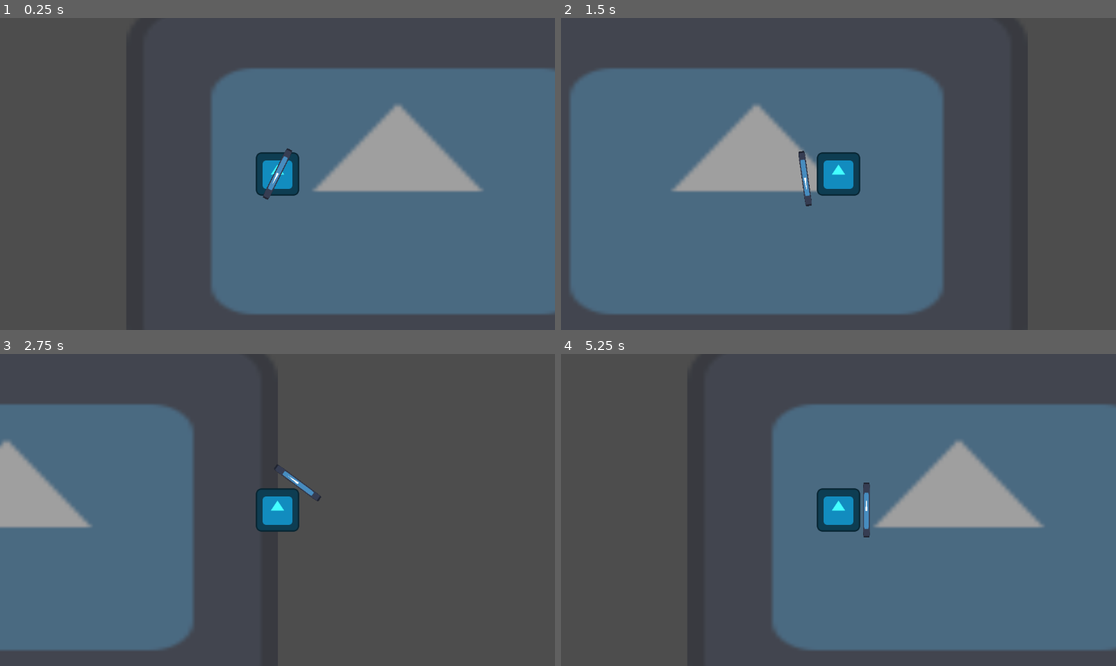
Above: before the commit, frames 1-4 (two rows, left to right).
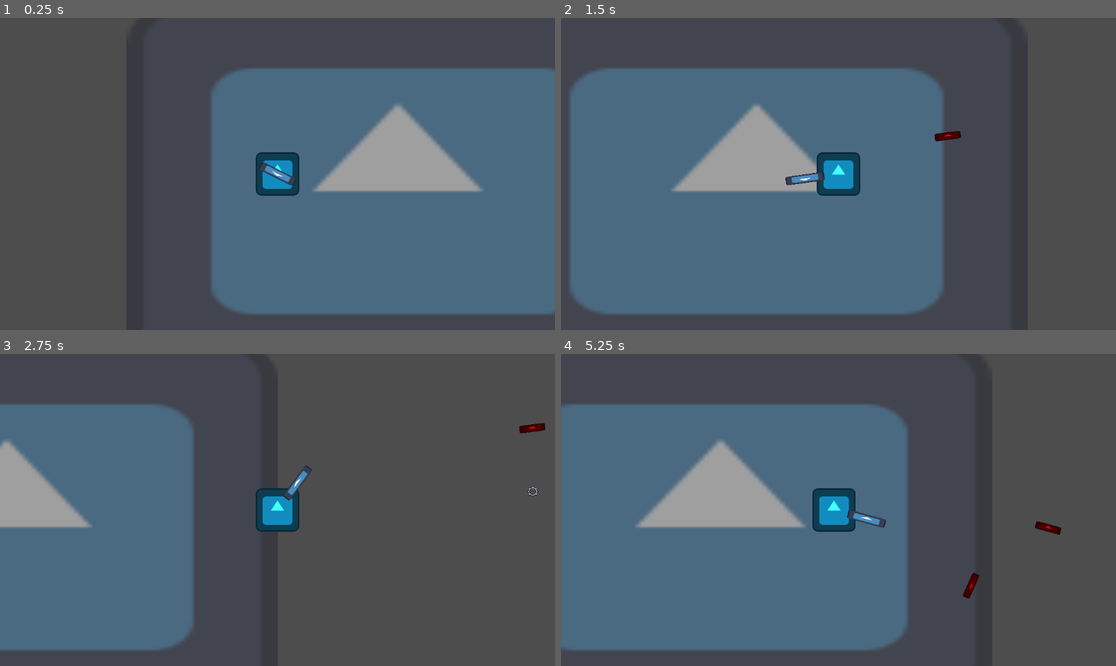
Above: after the commit, the same moments.

Repository: Hollow-Head/Once-Human
Game: Godot game, scene res://scenes/main.tscn
The game is run twice, just before and just after one commit, with the same random seed, the same clock (stepped at 60 frames per second) and the same inputs. The engine's default icon, where the game draws it, is replaced by a stand-in: a white triangle on a blue panel in a dark square.
Inputs (mouse positions are in pixels of both pictures, inside the frame that each line leads up to):
- Up to frame 1 (0.25 s): no input
- Up to frame 2 (1.5 s): tap Enter (ui_accept) at 0.5, 0.77 s; move the mouse to (960, 158) at 0.52 s; hold D (Move Right) 0.53-1.28 s; click (960, 158) at 0.6 s; tap F (Pick Up, bound only after the commit) at 0.8, 1.35 s; move the mouse to (727, 189) at 1.27 s; hold Down (ui_down) from 1.28 s (still down)
- Up to frame 3 (2.75 s): tap Enter (ui_accept) at 1.52 s; click (166, 525) at 1.55 s; move the mouse to (333, 441) at 2.02 s; release Down (ui_down) at 2.03 s; hold D (Move Right) from 2.03 s (still down); click (333, 441) at 2.1 s; tap F (Pick Up, bound only after the commit) at 2.3 s
- Up to frame 4 (5.25 s): move the mouse to (810, 572) at 2.77 s; release D (Move Right) at 2.78 s; hold Up (ui_up) 2.78-3.53 s; tap F (Pick Up, bound only after the commit) at 2.85, 3.8, 4.35 s; tap Enter (ui_accept) at 3.02, 3.77, 4.52 s; click (810, 572) at 3.05 s; move the mouse to (1005, 556) at 3.52 s; hold A (Move Left) 3.53-5.03 s; click (1005, 556) at 3.6 s; tap Escape (Pause, bound only after the commit) at 4.15 s; move the mouse to (672, 463) at 4.27 s; click (672, 463) at 4.55 s; move the mouse to (866, 510) at 5.02 s; hold Down (ui_down) from 5.03 s (still down); click (866, 510) at 5.1 s

The runs differ from the first frame. In frame 1, 0.4% of the frame differs, in the area x 46-54%, y 41-59%; in frame 2, 0.5%; in frame 3, 0.4%; in frame 4, 62%, in the area x 0-100%, y 15-96%.

Commit message:
many many things

Diff:
--- a/Battery/project.godot
+++ b/Battery/project.godot
@@ -18,6 +18,8 @@
 [autoload]
 
 EnemySpawner="*res://scripts/global_scripts/enemy_spawner.gd"
+Global="*res://scripts/global_scripts/global.gd"
+Upgrades="*res://scripts/global_scripts/upgrades.gd"
 
 [input]
 
@@ -46,6 +48,16 @@
 "events": [Object(InputEventMouseButton,"resource_local_to_scene":false,"resource_name":"","device":-1,"window_id":0,"a …(258 unchanged characters)…
 ]
 }
+"Pick Up"={
+"deadzone": 0.5,
+"events": [Object(InputEventKey,"resource_local_to_scene":false,"resource_name":"","device":-1,"window_id":0,"alt_pressed":false,"shift_pressed":false,"ctrl_pressed":false,"meta_pressed":false,"pressed":false,"keycode":0,"physical_keycode":70,"key_label":0,"unicode":102,"echo":false,"script":null)
+]
+}
+Pause={
+"deadzone": 0.5,
+"events": [Object(InputEventKey,"resource_local_to_scene":false,"resource_name":"","device":-1,"window_id":0,"alt_pressed":false,"shift_pressed":false,"ctrl_pressed":false,"meta_pressed":false,"pressed":false,"keycode":0,"physical_keycode":4194305,"key_label":0,"unicode":0,"echo":false,"script":null)
+]
+}
 
 [rendering]
 
--- a/Battery/scenes/enemy.tscn
+++ b/Battery/scenes/Enemies/enemy.tscn
@@ -1,7 +1,8 @@
-[gd_scene load_steps=7 format=3 uid="uid://dpit8yqqppkun"]
+[gd_scene load_steps=8 format=3 uid="uid://dpit8yqqppkun"]
 
 [ext_resource type="Script" path="res://scripts/enemy.gd" id="1_286y2"]
 [ext_resource type="Texture2D" uid="uid://dn8jp3nou4twl" path="res://assets/sprites/icon.svg" id="2_1me4b"]
+[ext_resource type="PackedScene" uid="uid://bqle8c5qyu2nc" path="res://scenes/experience_points.tscn" id="2_vyp04"]
 [ext_resource type="Script" path="res://scripts/weapon_white_gun.gd" id="3_u0jdi"]
 [ext_resource type="Script" path="res://scripts/hitbox.gd" id="4_gbnq4"]
 
@@ -13,7 +14,11 @@
 
 [node name="Enemy" type="CharacterBody2D"]
 script = ExtResource("1_286y2")
+min = 1
+max = 5
+experience_point_scene = ExtResource("2_vyp04")
 life = 10.0
+SPEED = 300.0
 
 [node name="Sprite2D" type="Sprite2D" parent="."]
 modulate = Color(0.866667, 0.298039, 0.329412, 1)
@@ -25,8 +30,6 @@
 [node name="WhiteGun" type="Node2D" parent="." node_paths=PackedStringArray("hitbox")]
 script = ExtResource("3_u0jdi")
 hitbox = NodePath("Hitbox")
-radius = null
-attackDelay = null
 damage = 1.0
 knockbackForce = 1.0
 belongsToEnemy = true
--- /dev/null
+++ b/Battery/scenes/Weapon/Bullet/simple_bullet.tscn
@@ -0,0 +1,25 @@
+[gd_scene load_steps=5 format=3 uid="uid://d4lk855jaitt6"]
+
+[ext_resource type="Script" path="res://scripts/bullet.gd" id="1_3pdl0"]
+[ext_resource type="Texture2D" uid="uid://dn8jp3nou4twl" path="res://assets/sprites/icon.svg" id="2_m7gnm"]
+[ext_resource type="Script" path="res://scripts/hitbox.gd" id="3_62tlg"]
+
+[sub_resource type="RectangleShape2D" id="RectangleShape2D_cr4ll"]
+size = Vector2(76, 22)
+
+[node name="Simple Bullet" type="Node2D" node_paths=PackedStringArray("hitbox")]
+script = ExtResource("1_3pdl0")
+hitbox = NodePath("Hitbox")
+damage = 2.0
+knockbackForce = 1.0
+
+[node name="Sprite2D" type="Sprite2D" parent="."]
+modulate = Color(1, 0, 0, 1)
+scale = Vector2(0.6, 0.175)
+texture = ExtResource("2_m7gnm")
+
+[node name="Hitbox" type="Area2D" parent="."]
+script = ExtResource("3_62tlg")
+
+[node name="CollisionShape2D" type="CollisionShape2D" parent="Hitbox"]
+shape = SubResource("RectangleShape2D_cr4ll")
--- /dev/null
+++ b/Battery/scenes/Weapon/Fire Gun/simple_pistol.tscn
@@ -0,0 +1,17 @@
+[gd_scene load_steps=4 format=3 uid="uid://cfel7hd7tu2kn"]
+
+[ext_resource type="Script" path="res://scripts/weapon_fire_gun.gd" id="1_c16pb"]
+[ext_resource type="PackedScene" uid="uid://d4lk855jaitt6" path="res://scenes/Weapon/Bullet/simple_bullet.tscn" id="2_1kow7"]
+[ext_resource type="Texture2D" uid="uid://dn8jp3nou4twl" path="res://assets/sprites/icon.svg" id="2_02khf"]
+
+[node name="Simple Pistol" type="Node2D" node_paths=PackedStringArray("gunBarrel")]
+script = ExtResource("1_c16pb")
+bulletScene = ExtResource("2_1kow7")
+gunBarrel = NodePath("Marker2D")
+
+[node name="Sprite2D" type="Sprite2D" parent="."]
+scale = Vector2(0.9, 0.2)
+texture = ExtResource("2_02khf")
+
+[node name="Marker2D" type="Marker2D" parent="."]
+position = Vector2(58, 0)
--- /dev/null
+++ b/Battery/scenes/Weapon/White Gun/simple_sword.tscn
@@ -0,0 +1,22 @@
+[gd_scene load_steps=4 format=3 uid="uid://bqbmke1p4608n"]
+
+[ext_resource type="Script" path="res://scripts/weapon_white_gun.gd" id="1_1u2gq"]
+[ext_resource type="Texture2D" uid="uid://dn8jp3nou4twl" path="res://assets/sprites/icon.svg" id="2_xq6m5"]
+[ext_resource type="Script" path="res://scripts/hitbox.gd" id="3_245hm"]
+
+[node name="Simple Sword" type="Node2D" node_paths=PackedStringArray("hitbox")]
+script = ExtResource("1_1u2gq")
+hitbox = NodePath("Hitbox")
+damage = 5.0
+knockbackForce = 1.0
+
+[node name="Sprite2D" type="Sprite2D" parent="."]
+scale = Vector2(0.15625, 1.28125)
+texture = ExtResource("2_xq6m5")
+
+[node name="Hitbox" type="Area2D" parent="."]
+script = ExtResource("3_245hm")
+
+[node name="CollisionPolygon2D" type="CollisionPolygon2D" parent="Hitbox"]
+build_mode = 1
+polygon = PackedVector2Array(9, -81, 158, -135, 203, -3, 148, 134, 8, 79)
--- /dev/null
+++ b/Battery/scenes/experience_points.tscn
@@ -0,0 +1,21 @@
+[gd_scene load_steps=4 format=3 uid="uid://bqle8c5qyu2nc"]
+
+[ext_resource type="Script" path="res://scripts/experience_point.gd" id="1_gqeua"]
+[ext_resource type="Texture2D" uid="uid://cl4ugrscgyef3" path="res://assets/sprites/drops/tester_gear.png" id="2_53v1h"]
+
+[sub_resource type="CircleShape2D" id="CircleShape2D_d63ih"]
+radius = 16.0
+
+[node name="ExperiencePoints" type="Area2D"]
+position = Vector2(-219, -7)
+script = ExtResource("1_gqeua")
+SPEED = 500.0
+autoPickable = true
+
+[node name="Sprite2D" type="Sprite2D" parent="."]
+texture_filter = 1
+scale = Vector2(1.2, 1.2)
+texture = ExtResource("2_53v1h")
+
+[node name="CollisionShape2D" type="CollisionShape2D" parent="."]
+shape = SubResource("CircleShape2D_d63ih")
--- a/Battery/scenes/player.tscn
+++ b/Battery/scenes/player.tscn
@@ -1,16 +1,17 @@
-[gd_scene load_steps=6 format=3 uid="uid://jslxb44t5xu0"]
+[gd_scene load_steps=5 format=3 uid="uid://jslxb44t5xu0"]
 
 [ext_resource type="Script" path="res://scripts/player.gd" id="1_nm6da"]
 [ext_resource type="Texture2D" uid="uid://dn8jp3nou4twl" path="res://assets/sprites/icon.svg" id="2_rgb8h"]
-[ext_resource type="Script" path="res://scripts/weapon_white_gun.gd" id="3_wpeq1"]
-[ext_resource type="Script" path="res://scripts/hitbox.gd" id="4_l5p7d"]
+[ext_resource type="PackedScene" uid="uid://cfel7hd7tu2kn" path="res://scenes/Weapon/Fire Gun/simple_pistol.tscn" id="3_w5gkp"]
 
 [sub_resource type="RectangleShape2D" id="RectangleShape2D_v57ch"]
 size = Vector2(128, 128)
 
 [node name="Player" type="CharacterBody2D"]
 script = ExtResource("1_nm6da")
+pickRadius = 300
 life = 10.0
+SPEED = 800.0
 
 [node name="Sprite2D" type="Sprite2D" parent="."]
 modulate = Color(0.262745, 1, 1, 1)
@@ -19,22 +20,4 @@
 [node name="CollisionShape2D" type="CollisionShape2D" parent="."]
 shape = SubResource("RectangleShape2D_v57ch")
 
-[node name="Weapon" type="Node2D" parent="." node_paths=PackedStringArray("hitbox")]
-script = ExtResource("3_wpeq1")
-attackDelay = null
-damage = 5.0
-knockbackForce = 1.0
-hitbox = NodePath("Hitbox")
-radius = null
-belongsToEnemy = null
-
-[node name="Sprite2D2" type="Sprite2D" parent="Weapon"]
-scale = Vector2(0.15625, 1.28125)
-texture = ExtResource("2_rgb8h")
-
-[node name="Hitbox" type="Area2D" parent="Weapon"]
-script = ExtResource("4_l5p7d")
-
-[node name="CollisionPolygon2D" type="CollisionPolygon2D" parent="Weapon/Hitbox"]
-build_mode = 1
-polygon = PackedVector2Array(9, -81, 158, -135, 203, -3, 148, 134, 8, 79)
+[node name="Simple Pistol" parent="." instance=ExtResource("3_w5gkp")]
--- /dev/null
+++ b/Battery/scripts/bullet.gd
@@ -0,0 +1,21 @@
+@icon("res://assets/nodeIcons/bullet.png")
+
+extends Weapon
+
+class_name Bullet
+
+@export_range(1, 10000) var speed : int = 800
+@export var hitbox : Hitbox
+
+var direction : Vector2
+
+func _process(delta):
+	if Global.is_paused():
+		return
+	if direction:
+		global_position += direction * speed * delta * Global.get_time_speed()
+		hitbox.bullet_attack_enemy(damage, knockbackForce)
+
+func shoot(direction : Vector2, belongsToEnemy : bool) -> void:
+	self.direction = direction
+	hitbox.belongsToEnemy = belongsToEnemy
--- a/Battery/scripts/enemy.gd
+++ b/Battery/scripts/enemy.gd
@@ -2,24 +2,45 @@
 
 class_name Enemy
 
-const SPEED = 300.0
 var direction : Vector2
+
+@export_enum("BLUE (PAPER)", "RED (PLASTIC)", "GREEN (GLASS)", "YELLOW (METAL)") var typeOfEnemy = 0
+@export_category("Drop")
+@export_range(0, 10000) var min := 0
+@export_range(0, 10000) var max := 10
+@export var experience_point_scene : PackedScene
 
 func _ready():
 	add_to_group("Enemy")
 	motion_mode = CharacterBody2D.MOTION_MODE_FLOATING
 	dead.connect(_deadSignal)
 
+	current_speed = SPEED
+
+	if min > max:
+		printerr("The MINIMUM drop can't be greater than the MAXIMUM drop")
+		get_tree().quit(-1)
+
 func _physics_process(delta):
+	if Global.is_paused():
+		return
+
 	if not isInKnockbackState():
 		direction = global_position.direction_to(Player.player.global_position)
-		velocity = SPEED * direction
+		velocity = current_speed * direction
 	else:
-		velocity = SPEED * knockbackDirection * knockbackForce
+		velocity = current_speed * knockbackDirection * knockbackForce
+	velocity *= Global.get_time_speed()
 	move_and_slide()
 
 func _deadSignal():
 	_kill()
 
 func _kill():
+	var quantity_of_experience_points = Global.rng.randi_range(min, max)
+	for n in quantity_of_experience_points:
+		var experience_point = experience_point_scene.instantiate()
+		experience_point.global_position = global_position
+		experience_point.throw_to_random_direction()
+		get_node("/root/Main/").add_child(experience_point)
 	queue_free()
--- a/Battery/scripts/entity.gd
+++ b/Battery/scripts/entity.gd
@@ -2,7 +2,9 @@
 
 class_name Entity
 
-@export var life : float
+@export var life := 0.0
+@export var SPEED := 0.0
+var current_speed : float
 
 ## Knockback variables
 const _knockbackSpeed := 600.0
@@ -11,7 +13,7 @@
 var _inKnockbackState : bool
 var knockbackDirection : Vector2
 var knockbackForce : float
-var _knockbackTimer := Timer.new()
+var _knockbackTimer := GlobalTimer.new()
 
 ## Signal emited when life is equal or below zero
 signal dead
@@ -22,6 +24,8 @@
 	add_to_group("Entity")
 
 func _process(delta):
+	if Global.is_paused():
+		return
 	if life <= 0:
 		dead.emit()
 
@@ -36,7 +40,10 @@
 	_inKnockbackState = true
 	self.knockbackDirection = direction
 	self.knockbackForce = knockbackForce
-	_knockbackTimer.start(_knockbackDelay)
+	if not "Player" in name:
+		_knockbackTimer.start(_knockbackTimer.adjusted_time(_knockbackDelay, Global.get_time_speed()))
+	else:
+		_knockbackTimer.start(_knockbackTimer.adjusted_time(_knockbackDelay, Global.get_player_time_speed()))
 
 func knockbackTimeout() -> void:
 	_inKnockbackState = false
--- /dev/null
+++ b/Battery/scripts/experience_point.gd
@@ -0,0 +1,54 @@
+extends Item
+
+class_name ExperiencePoint
+
+@export_range(1, 100000) var quantityOfPoints := 1
+
+@export var SPEED := 0.0
+var current_speed : float
+
+var direction : Vector2
+var distance_to_player : float
+
+var _throw_state : bool
+var _throw_direction : Vector2
+var _throw_speed : float = 300.0
+var _random_force : float
+var _throw_deceleration : float = 200.0
+
+func _ready():
+	pick_up.connect(_pick_up)
+
+func _physics_process(delta):
+	if Global.is_paused():
+		return
+
+	current_speed = SPEED
+
+	if _throw_state and _throw_speed > 0:
+		global_position += _throw_direction * _throw_speed * _random_force * delta * Global.get_time_speed()
+
+	_throw_speed -= _throw_deceleration * delta * Global.get_time_speed()
+
+	distance_to_player = global_position.distance_to(Player.player.global_position)
+	if global_position.distance_to(Player.player.global_position) <= Player.player.pickRadius:
+		direction = global_position.direction_to(Player.player.global_position)
+		##The linear function returns the percentage, then, to calculate the actual value, I divide the percentage
+		## by 100 and multiply by the value I want
+		current_speed = SPEED * (Global.linear_function(Player.player.pickRadius, 0, distance_to_player) / 100)
+		global_position += direction * current_speed * delta * Global.get_player_time_speed()
+
+func _pick_up():
+	Player.player.add_experience_points(quantityOfPoints)
+	queue_free()
+
+func throw_to_random_direction(min := 0, max := 360):
+	if min > max:
+		printerr("The MINUMUM value can't be greater than maximum value")
+		get_tree().quit(-1)
+
+	_throw_state = true
+	var angle = deg_to_rad(Global.rng.randi_range(min, max))
+	_throw_direction = Vector2.from_angle(angle)
+
+	_random_force = Global.rng.randf_range(1.0, 2.5)
--- a/Battery/scripts/global_scripts/enemy_spawner.gd
+++ b/Battery/scripts/global_scripts/enemy_spawner.gd
@@ -1,20 +1,20 @@
 extends Node
 
-var _spawnTimer := Timer.new()
+var _spawnTimer := GlobalTimer.new()
 var spawnDelay : float = 1.5
 
 var rng := RandomNumberGenerator.new()
 
 var cameraRect : Rect2
 
-var enemyScene = preload("res://scenes/enemy.tscn")
+var enemyScene = preload("res://scenes/Enemies/enemy.tscn")
 
 enum directionToSpawn{LEFT, RIGHT, UP, DOWN}
 
 func _ready():
 	add_child(_spawnTimer)
 	_spawnTimer.timeout.connect(_spawnTimerTimeout)
-	_spawnTimer.start(spawnDelay)
+	_spawnTimer.the_start(spawnDelay)
 
 func _spawnTimerTimeout():
 	spawnOutsideCameraRandom()
@@ -60,7 +60,7 @@
 	_spawnTimer.start(spawnDelay)
 
 func stop() -> void:
-	_spawnTimer.stop()
+	_spawnTimer.paused = true
 
 func resume() -> void:
-	start(spawnDelay)
+	_spawnTimer.paused = false
--- /dev/null
+++ b/Battery/scripts/global_scripts/global.gd
@@ -0,0 +1,73 @@
+extends Node
+
+var rng := RandomNumberGenerator.new()
+
+var _is_paused : bool
+
+var _who_called_pause : Node
+
+signal paused_changed(is_paused : bool)
+signal time_changed(time_speed : float)
+
+var _time_speed := 1.0
+var _player_time_speed := 1.0
+
+func _process(delta):
+	if Input.is_action_just_pressed("Pause"):
+		_is_paused = !_is_paused
+		emit_signal("paused_changed", _is_paused)
+
+func pause(the_caller : Node):
+	_who_called_pause = the_caller
+	_is_paused = true
+	emit_signal("paused_changed", _is_paused)
+
+func resume():
+	_who_called_pause = null
+	_is_paused = true
+	emit_signal("paused_changed", _is_paused)
+
+func is_paused() -> bool:
+	return _is_paused
+
+func linear_function(min : float, max : float, value : float) -> float:
+	## Formula de uma função linear
+	## m = y2 - y1 / x2 - x1
+	var m = (max - min) / (100 - 0) # 100% e 0%
+	## b pode usar x1 e y1 ou x2 e y2
+	var b = min - m * 0 # b = y - mx
+	## FORMULA: y = mx + b
+	## FORMULA PRA ACHAR A PORCENTAGEM: x = y - b / m
+	var result : float = (value - b) / m
+	return result
+
+#
+## MAKE A FUNCTION THAT FADES TIME SPEED TO THE WISHED TIME SPEED
+#
+
+func set_time_speed(time_speed : float):
+	if time_speed <= 0.0:
+		_time_speed = 0.00001
+		_player_time_speed = 0.00001
+	else:
+		_time_speed = time_speed
+		_player_time_speed = time_speed
+	emit_signal("time_changed", _time_speed)
+
+func set_time_speed_except_player(time_speed : float):
+	if time_speed <= 0.0:
+		_time_speed = 0.00001
+	else:
+		_time_speed = time_speed
+	emit_signal("time_changed", _time_speed)
+
+func reset_time_speed():
+	_time_speed = 1
+	_player_time_speed = 1
+	emit_signal("time_changed", _time_speed)
+
+func get_time_speed() -> float:
+	return _time_speed
+
+func get_player_time_speed() -> float:
+	return _player_time_speed
--- /dev/null
+++ b/Battery/scripts/global_scripts/upgrades.gd
@@ -0,0 +1,17 @@
+extends Node
+
+signal choosed_upgrade
+
+enum upgrades{STEAM, OI}
+
+func _process(delta):
+	if Input.is_action_just_pressed("ui_up"): #and Global.get_time_speed() == 1.0:
+		Global.set_time_speed_except_player(0.1) ##TODO IF UNDER 0.1, DOESN'T WORK, FIX LATER
+	if Input.is_action_just_pressed("ui_down"): #and Global.get_time_speed() != 1.0:
+		Global.reset_time_speed()
+
+func show_upgrades() -> void:
+	pass
+
+func increase_player_speed(percentage : int):
+	Player.player.current_speed *= (percentage / 100)
--- a/Battery/scripts/hitbox.gd
+++ b/Battery/scripts/hitbox.gd
@@ -25,6 +25,13 @@
 			var direction = get_parent().global_position.direction_to(body.global_position)
 			body.receive_damage(self, damage, direction, knockbackForce)
 
+func bullet_attack_enemy(damage : float, knockbackForce : float) -> void:
+	var bodies = get_overlapping_bodies()
+	for body in bodies:
+		if body.is_in_group("Enemy"):
+			body.receive_damage(self, damage, get_parent().direction, knockbackForce)
+			get_parent().queue_free()
+
 func body_entered(body : Node2D):
 	if "Player" in body.name:
 		var direction = get_parent().global_position.direction_to(body.global_position)
--- /dev/null
+++ b/Battery/scripts/item.gd
@@ -0,0 +1,18 @@
+extends Area2D
+
+class_name Item
+
+@export var autoPickable : bool
+
+signal pick_up
+
+func _init():
+	connect("body_entered", _body_entered)
+	add_to_group("Item")
+
+func _body_entered(body : Node2D):
+	if "Player" in body.name:
+		if autoPickable:
+			pick_up.emit()
+		elif Input.is_action_just_pressed("Pick Up"):
+			pick_up.emit()
--- a/Battery/scripts/main_camera.gd
+++ b/Battery/scripts/main_camera.gd
@@ -1,4 +1,6 @@
 extends Camera2D
 
 func _process(delta):
+	if Global.is_paused():
+		return
 	global_position = Player.player.global_position
--- a/Battery/scripts/player.gd
+++ b/Battery/scripts/player.gd
@@ -2,20 +2,30 @@
 
 class_name Player
 
-const SPEED = 800.0
 var direction
 
 static var player : CharacterBody2D
 
 var level := 0
+var _points_to_level_up : int
+var _x := 1
 var _experiencePoints = 0.0
 
+@export_range(0, 10000) var pickRadius := 0
+
 func _ready():
+	_calculate_next_level()
+
 	motion_mode = CharacterBody2D.MOTION_MODE_FLOATING
 	player = self
 
+	current_speed = SPEED
+
 func _physics_process(delta):
+	if Global.is_paused():
+		return
 
+	## REMOVE THIS LATER
 	if Input.is_action_just_pressed("ui_accept"):
 		var groupMember = get_tree().get_nodes_in_group("Enemy")
 		for n in groupMember:
@@ -24,17 +34,39 @@
 	if not isInKnockbackState():
 		direction = Input.get_vector("Move Left", "Move Right", "Move Up", "Move Down")
 		if direction:
-			velocity = direction * SPEED
+			velocity = direction * current_speed
 		else:
-			velocity.x = move_toward(velocity.x, 0, SPEED)
-			velocity.y = move_toward(velocity.y, 0, SPEED)
+			velocity.x = move_toward(velocity.x, 0, current_speed)
+			velocity.y = move_toward(velocity.y, 0, current_speed)
 	else:
-		velocity = knockbackDirection * knockbackForce * SPEED
+		velocity = knockbackDirection * knockbackForce * current_speed
+
+	velocity *= Global.get_player_time_speed()
 
 	move_and_slide()
 
+func _calculate_next_level() -> void:
+	## f(x) = 2x^(2) - x + 10 | NORMAL
+	## f(x) = 3x^(2) - 4x + 11 OR f(x) = 5x^(2) - 3x + 9 | HARD
+	_points_to_level_up = (2 * pow(_x, 2)) - (_x) + (10) ## NORMAL
+	_x += 1
+
+func _check_level_up():
+	if _experiencePoints >= _points_to_level_up:
+		_experiencePoints = roundi(_experiencePoints) - _points_to_level_up
+		level += 1
+		_level_up()
+		_calculate_next_level()
+		_check_level_up() ## Returns the same functions until _experiencePoints is less than the _points_to_level_up
+
+func _level_up():
+	print("Leveled up to " + str(level))
+
 func add_experience_points(quantity_of_points : float) -> void:
 	_experiencePoints += quantity_of_points
+	#print("Player have " + str(_experiencePoints) + " experience points")
+	_check_level_up()
+
 
 func get_experience_points() -> int:
 	return _experiencePoints
--- a/Battery/scripts/weapon.gd
+++ b/Battery/scripts/weapon.gd
@@ -11,18 +11,20 @@
 @export var belongsToEnemy : bool
 
 func _process(delta):
+	if Global.is_paused():
+		return
+
 	if belongsToEnemy:
 		set_process(false)
 		return
 	rotateAroundPlayer()
 
 func rotateAroundPlayer():
-	global_position = Player.player.global_position
-	var distanceToMouse = global_position.distance_to(get_global_mouse_position())
-	if distanceToMouse > radius:
-		distanceToMouse = radius
-	var angle = global_position.angle_to_point(get_global_mouse_position())
-	global_position = (Vector2(cos(angle), sin(angle)) * distanceToMouse) + Player.player.global_position
-
-	rotate(-rotation)
-	rotate(angle)
+	var mousePos = get_global_mouse_position()
+	var playerPos = Player.player.global_transform.origin
+	var distance = playerPos.distance_to(mousePos)
+	var mouseDir = (mousePos - playerPos).normalized()
+	if distance > radius:
+		mousePos = playerPos + (mouseDir * radius)
+	self.global_transform.origin = mousePos
+	rotation = Player.player.get_angle_to(get_global_mouse_position())
--- /dev/null
+++ b/Battery/scripts/weapon_fire_gun.gd
@@ -0,0 +1,25 @@
+@icon("res://assets/nodeIcons/fireGun.png")
+
+extends Weapon
+
+class_name FireGun
+
+@export var bulletScene : PackedScene
+@export var gunBarrel : Marker2D
+var direction : Vector2
+
+func _physics_process(delta):
+	if Global.is_paused():
+		return
+
+	if not belongsToEnemy:
+		if Input.is_action_just_pressed("Attack"):
+			direction = Player.player.global_position.direction_to(get_global_mouse_position())
+			shoot(direction)
+
+func shoot(direction : Vector2):
+	var bullet : Bullet = bulletScene.instantiate()
+	bullet.shoot(direction, belongsToEnemy)
+	bullet.global_position = gunBarrel.global_position
+	bullet.look_at(get_global_mouse_position())
+	get_node("/root/Main/").add_child(bullet)
--- a/Battery/scripts/weapon_white_gun.gd
+++ b/Battery/scripts/weapon_white_gun.gd
@@ -1,3 +1,5 @@
+@icon("res://assets/nodeIcons/whiteGun.png")
+
 extends Weapon
 
 class_name WhiteGun
@@ -5,6 +7,9 @@
 @export var hitbox : Hitbox
 
 func _physics_process(delta):
+	if Global.is_paused():
+		return
+
 	if belongsToEnemy:
 		set_physics_process(false)
 		return
--- /dev/null
+++ b/Battery/scripts/world_timer.gd
@@ -0,0 +1,34 @@
+extends Timer
+
+class_name GlobalTimer
+
+var the_wait_time : float
+var wait_time_const : float
+var _last_time_speed : float = 1.0
+
+func _ready():
+	Global.paused_changed.connect(_paused_changed)
+	Global.time_changed.connect(_time_changed)
+	timeout.connect(_timeout)
+
+func _paused_changed(is_paused : bool):
+	paused = is_paused
+
+func _time_changed(time_speed : float):
+	if not is_stopped():
+		if _last_time_speed < 1:
+			start(adjusted_time(time_left, _last_time_speed * 100))
+		else:
+			start(adjusted_time(time_left, (1 / _last_time_speed)))
+		start(adjusted_time(time_left, time_speed))
+		_last_time_speed = time_speed
+
+func _timeout():
+	start(adjusted_time(the_wait_time, Global.get_time_speed()))
+
+func the_start(wait_time := 0.0):
+	the_wait_time = wait_time
+	start(the_wait_time)
+
+func adjusted_time(time_left : float, time_speed : float) -> float:
+	return time_left / time_speed
Binary file added: Battery/assets/nodeIcons/bullet.png
Not shown, added: Battery/assets/nodeIcons/bullet.png.import
Binary file added: Battery/assets/nodeIcons/fireGun.png
Not shown, added: Battery/assets/nodeIcons/fireGun.png.import
Binary file added: Battery/assets/nodeIcons/whiteGun.png
Not shown, added: Battery/assets/nodeIcons/whiteGun.png.import
Binary file added: Battery/assets/sprites/drops/tester_gear.png
Not shown, added: Battery/assets/sprites/drops/tester_gear.png.import
Binary file added: Battery/unnecessary/conta do tempo.png
Not shown, added: Battery/unnecessary/conta do tempo.png.import
